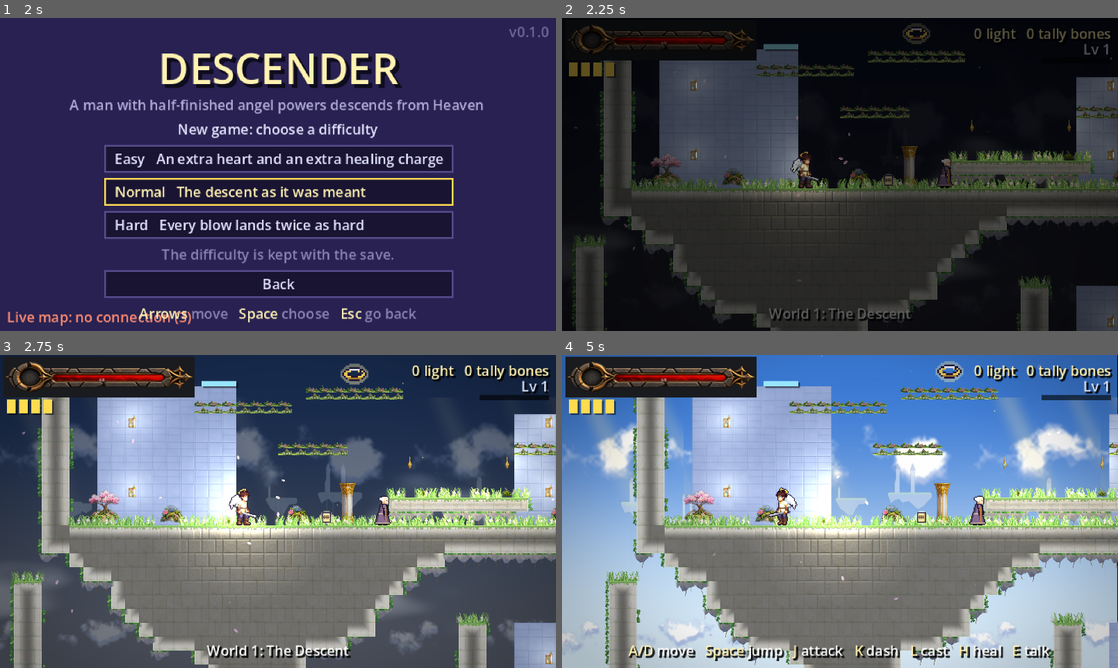
Above: before the commit, frames 1-4 (two rows, left to right).
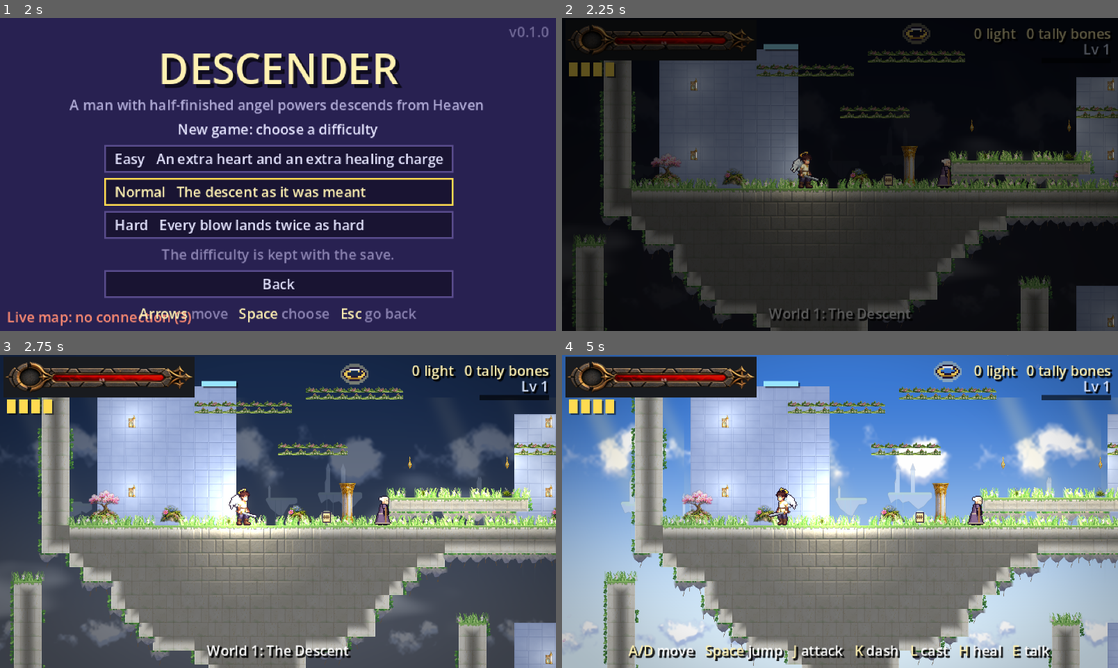
Above: after the commit, the same moments.

Repository: IhorBalan/descender-game
Game: Godot game, scene res://scenes/title.tscn
Two runs of this game, one before a commit and one after it. Both use one fixed random seed, a clock stepped at 60 frames per second and the inputs below.
Inputs (mouse positions are in pixels of both pictures, inside the frame that each line leads up to):
- Up to frame 1 (2 s): click "New Game" at 0.5 s; click "1 Empty" at 1.25 s
- Up to frame 2 (2.25 s): click "Easy An extra heart and an ex…" at 2 s
- Up to frame 3 (2.75 s): no input
- Up to frame 4 (5 s): tap Enter (ui_accept) at 2.75 s; drag from (840, 646) to (834, 505) at 2.77 s; drag from (728, 527) to (834, 505) at 3.52 s; move the mouse to (895, 442) at 4.27 s; hold A (move_left) from 4.28 s (still down); tap L (cast) at 4.35 s; tap H (heal) at 4.55 s

Frame 1 is identical in both runs. In frame 2, less than 0.1% of the frame differs, in the area x 2-100%, y 12-85%; in frame 3, less than 0.1%; in frame 4, 9.0%, in the area x 0-100%, y 0-100%.

Commit message:
Parallax sprites and smooth camera motion
- Sprites the editor marks for parallax (`parallax`: scroll, repeat_x, repeat_y) become
  ParallaxSprite nodes (Parallax2D): placed where the editor shows them when the camera is
  centred on them, behind the level below speed 1 and over the hero above it, seamlessly
  repeated on request, never colliding.
- Physics interpolation is on, so the hero, enemies and camera move smoothly on 120/144 Hz
  screens; teleports reset it, bobbing pickups opt out, and backdrops and parallax sprites
  follow the drawn view instead of the tick-rate camera position.
- The camera no longer rounds to whole level pixels, and parallax sprites are fed the exact
  view position (Parallax2D floors it when pixel snapping is on), removing uneven steps.

Co-Authored-By: Claude Opus 5.5 <noreply@anthropic.com>

Diff:
--- a/project.godot
+++ b/project.godot
@@ -144,6 +144,10 @@
 2d_physics/layer_4="light_barrier"
 2d_physics/layer_5="ledge"
 
+[physics]
+
+common/physics_interpolation=true
+
 [rendering]
 
 textures/canvas_textures/default_texture_filter=0
--- a/scripts/ability_pickup.gd
+++ b/scripts/ability_pickup.gd
@@ -21,6 +21,8 @@
 
 func _ready() -> void:
 	_sprite_rest_y = sprite.position.y
+	# It bobs every frame in _process, so physics interpolation stays off for it.
+	sprite.physics_interpolation_mode = Node.PHYSICS_INTERPOLATION_MODE_OFF
 	body_entered.connect(_on_body_entered)
 
 
--- a/scripts/backdrop.gd
+++ b/scripts/backdrop.gd
@@ -153,6 +153,8 @@
 			else CanvasItem.TEXTURE_FILTER_NEAREST
 		)
 		z_index = 4 if front else -10
+		# After the camera, which moves the drawn view each frame (see _process).
+		process_priority = 1
 		light_mask = 1 if lit else 0
 		var additive := blend == "add" or blend == "screen"
 		if additive or not lit:
@@ -176,11 +178,14 @@
 
 	func _process(delta: float) -> void:
 		_time += delta
-		var camera := get_viewport().get_camera_2d()
-		if camera == null:
-			return
-		var at := camera.get_screen_center_position()
-		_view = get_viewport_rect().size / camera.zoom
+		if get_viewport().get_camera_2d() == null:
+			return
+		# Where the view is drawn this frame: with physics interpolation the
+		# camera's own position only changes on physics ticks.
+		var to_world := get_viewport().get_canvas_transform().affine_inverse()
+		var size := get_viewport_rect().size
+		var at := to_world * (size / 2.0)
+		_view = to_world.basis_xform(size)
 		if at != _camera_at or animated():
 			_camera_at = at
 			queue_redraw()
--- a/scripts/game_camera.gd
+++ b/scripts/game_camera.gd
@@ -15,7 +15,9 @@
 ## - Peek: standing still on the ground and holding down pans the view
 ##   PEEK_DISTANCE below after a short delay, so a drop can be looked at
 ##   before it is taken; letting go brings the view back.
-## - The final position is rounded to whole pixels so tiles don't shimmer.
+## - The position is not rounded to level pixels: with physics
+##   interpolation the view moves smoothly between ticks, and the project's
+##   2D pixel snapping lines everything up on screen pixels.
 ## - Shake: hits add trauma, which decays; the view is offset by a random
 ##   amount that grows with trauma squared, so small hits barely register and
 ##   big ones kick. The offset never moves the follow position itself.
@@ -58,7 +60,7 @@
 var trauma := 0.0
 
 var _level_size := Vector2.ZERO
-## Unrounded camera position; global_position is this rounded.
+## The followed camera position (global_position, kept apart from it).
 var _smoothed := Vector2.ZERO
 ## Horizontal centre of the deadzone window.
 var _window_x := 0.0
@@ -93,7 +95,7 @@
 	var smooth_y := SMOOTH_Y_FALLING if _fall_offset > 0.0 else SMOOTH_Y
 	_smoothed.x = lerpf(_smoothed.x, goal.x, 1.0 - exp(-SMOOTH_X * delta))
 	_smoothed.y = lerpf(_smoothed.y, goal.y, 1.0 - exp(-smooth_y * delta))
-	global_position = _smoothed.round()
+	global_position = _smoothed
 
 
 func set_limits(level_size: Vector2) -> void:
@@ -118,8 +120,9 @@
 	_peek_timer = 0.0
 	_peek_offset = 0.0
 	_smoothed = _clamp_to_level(Vector2(_window_x + _look_offset, _ground_y))
-	global_position = _smoothed.round()
+	global_position = _smoothed
 	reset_smoothing()
+	reset_physics_interpolation()
 
 
 ## Adds shake; amounts add up and are capped at 1.
--- a/scripts/heal_mote.gd
+++ b/scripts/heal_mote.gd
@@ -23,6 +23,8 @@
 func _ready() -> void:
 	add_to_group("heal_mote")
 	_rest_y = position.y
+	# It bobs every frame in _process, so physics interpolation stays off for it.
+	physics_interpolation_mode = Node.PHYSICS_INTERPOLATION_MODE_OFF
 	body_entered.connect(_on_body_entered)
 	var shape := CollisionShape2D.new()
 	var circle := CircleShape2D.new()
--- a/scripts/level_builder.gd
+++ b/scripts/level_builder.gd
@@ -167,6 +167,10 @@
 ## The sidecar's "objects" list.
 var _objects_spec: Array = []
 var _tiles: Node2D
+## Parallax sprites (see ParallaxSprite): those that lag behind the camera
+## under the tile layers, those that run ahead in front of the hero.
+var _parallax_back: Node2D
+var _parallax_front: Node2D
 ## The pieces along the terrain's exposed edges (see EdgeDecor).
 var _edges: EdgeDecor
 var _solids: StaticBody2D
@@ -213,9 +217,16 @@
 	for child in get_children():
 		remove_child(child)
 		child.queue_free()
+	_parallax_back = Node2D.new()
+	_parallax_back.name = "ParallaxBack"
+	add_child(_parallax_back)
 	_tiles = Node2D.new()
 	_tiles.name = "Tiles"
 	add_child(_tiles)
+	_parallax_front = Node2D.new()
+	_parallax_front.name = "ParallaxFront"
+	_parallax_front.z_index = 4
+	add_child(_parallax_front)
 	_edges = EdgeDecor.new()
 	_edges.name = "Edges"
 	add_child(_edges)
@@ -339,7 +350,8 @@
 ## The export's free-placed decorations: each is a small TileMapLayer at a
 ## pixel position, drawn over the tile layers (a lit one also gets a glow
 ## layer) at its `scale` from its top-left corner, and a solid one collides
-## at that scale too.
+## at that scale too. A sprite with `parallax` goes under a ParallaxSprite
+## instead, behind the level or in front of it, and does not collide.
 func _build_sprites(map: WorldMap, tile_set: TileSet) -> void:
 	for spec in map.sprites:
 		var columns := int(spec.get("columns", 1))
@@ -356,6 +368,17 @@
 		var at := Vector2(float(spec.get("x", 0)), float(spec.get("y", 0)))
 		var flip: bool = spec.get("flip", false)
 		var copy_scale := float(spec.get("scale", 1.0))
+		# A parallax sprite's layers sit at the origin of its ParallaxSprite,
+		# which places them; it never collides.
+		var parent: Node2D = _tiles
+		var parallax: Variant = spec.get("parallax")
+		if parallax is Dictionary:
+			var art_size := Vector2(columns, rows) * TILE * copy_scale
+			var holder := ParallaxSprite.from_spec(parallax, at, art_size)
+			holder.name = "Sprite%dParallax" % int(spec.get("id", 0))
+			(_parallax_front if holder.in_front() else _parallax_back).add_child(holder)
+			parent = holder
+			at = Vector2.ZERO
 		var sources: Array[int] = [0]
 		if spec.get("glow", false):
 			sources.append(1)
@@ -381,8 +404,8 @@
 					cx = columns - 1 - cx
 				var alternative := TileSetAtlasSource.TRANSFORM_FLIP_H if flip else 0
 				layer.set_cell(Vector2i(cx, i / columns), source, map.atlas_coords(id), alternative)
-			_tiles.add_child(layer)
-		if spec.get("solid", false):
+			parent.add_child(layer)
+		if spec.get("solid", false) and parent == _tiles:
 			_add_sprite_collision(spec, at, columns, rows, flip, tiles, map, tile_set, copy_scale)
 	_sheet_image = null
 
--- a/scripts/lore_item.gd
+++ b/scripts/lore_item.gd
@@ -26,6 +26,8 @@
 	_sprite = Sprite2D.new()
 	_sprite.texture = TEXTURE
 	_sprite.position = Vector2(0, -8)
+	# It bobs every frame in _process, so physics interpolation stays off for it.
+	_sprite.physics_interpolation_mode = Node.PHYSICS_INTERPOLATION_MODE_OFF
 	add_child(_sprite)
 	move_child(_sprite, 0)
 
--- a/scripts/main.gd
+++ b/scripts/main.gd
@@ -379,6 +379,7 @@
 	var checkpoint := level.checkpoints[index]
 	checkpoint.set_active(true)
 	player.global_position = checkpoint.global_position
+	player.reset_physics_interpolation()
 	player.rest_at(checkpoint.global_position)
 
 
@@ -791,6 +792,7 @@
 	_clear_motes()
 	_active_checkpoint = -1
 	player.global_position = level.player_start
+	player.reset_physics_interpolation()
 	player.velocity = Vector2.ZERO
 	player.rest_at(level.player_start)
 	player.frozen = false
--- /dev/null
+++ b/scripts/parallax_sprite.gd
@@ -0,0 +1,80 @@
+class_name ParallaxSprite
+extends Parallax2D
+
+## A free-placed sprite the editor marked for parallax scrolling (the
+## export's sprite `parallax`): Godot's Parallax2D with the sprite's layers as
+## children at its origin.
+##
+## Parallax2D puts itself at scroll_offset + (the camera's centre - half the
+## viewport in pixels, camera zoom left out) x (1 - scroll_scale). This
+## keeps scroll_offset so that the sprite sits at its placed position `at`
+## when the camera is centred on the sprite, as the editor shows it,
+## whatever the window size; away from there it lags behind (scroll below 1)
+## or runs ahead (above 1). Repeating axes tile it across the view with
+## enough copies to cover it.
+##
+## The camera position comes from the drawn view each frame rather than
+## from Parallax2D's own camera tracking, which floors it to whole level
+## pixels when 2D pixel snapping is on, so slow layers would step unevenly
+## against the world.
+
+## The smallest camera zoom the copies of a repeating sprite are counted for.
+const MIN_ZOOM := GameCamera.VIEW_ZOOM
+
+## The placed top-left corner and size of the sprite, in level pixels.
+var at := Vector2.ZERO
+var size := Vector2.ONE
+var repeat_x := false
+var repeat_y := false
+
+var _viewport := Vector2.ZERO
+
+
+static func from_spec(parallax: Dictionary, placed: Vector2, art_size: Vector2) -> ParallaxSprite:
+	var node := ParallaxSprite.new()
+	node.ignore_camera_scroll = true
+	# After the camera, which moves the drawn view each frame.
+	node.process_priority = 1
+	var scroll: Array = parallax.get("scroll", [1.0, 1.0])
+	node.scroll_scale = Vector2(float(scroll[0]), float(scroll[1]))
+	node.at = placed
+	node.size = art_size
+	node.repeat_x = bool(parallax.get("repeat_x", false))
+	node.repeat_y = bool(parallax.get("repeat_y", false))
+	node.fit(
+		Vector2(
+			ProjectSettings.get_setting("display/window/size/viewport_width"),
+			ProjectSettings.get_setting("display/window/size/viewport_height")
+		)
+	)
+	return node
+
+
+## Whether it is drawn in front of the level (it runs ahead of the camera).
+func in_front() -> bool:
+	return scroll_scale.x > 1.0 or scroll_scale.y > 1.0
+
+
+## Lines the sprite up for a viewport of `viewport` pixels; the copies of a
+## repeating sprite cover it at any zoom down to the game camera's.
+func fit(viewport: Vector2) -> void:
+	_viewport = viewport
+	scroll_offset = at + (viewport / 2.0 - at - size / 2.0) * (Vector2.ONE - scroll_scale)
+	var view := viewport / MIN_ZOOM
+	repeat_size = Vector2(size.x if repeat_x else 0.0, size.y if repeat_y else 0.0)
+	var copies := 1.0
+	if repeat_x:
+		copies = maxf(copies, ceilf(view.x / size.x) + 1.0)
+	if repeat_y:
+		copies = maxf(copies, ceilf(view.y / size.y) + 1.0)
+	repeat_times = int(copies)
+
+
+func _process(_delta: float) -> void:
+	var viewport := get_viewport_rect().size
+	if viewport != _viewport:
+		fit(viewport)
+	# Parallax2D's screen offset: the view's centre less half the viewport
+	# in pixels (camera zoom left out, as Parallax2D does).
+	var centre := get_viewport().get_canvas_transform().affine_inverse() * (viewport / 2.0)
+	screen_offset = centre - viewport / 2.0
--- a/scripts/player.gd
+++ b/scripts/player.gd
@@ -1099,6 +1099,7 @@
 	# The Halo spares the heart, but the hero still has to leave the spikes.
 	if _spend_halo():
 		global_position = last_safe_position
+		reset_physics_interpolation()
 		velocity = Vector2.ZERO
 		return
 	if not _lose_health(guarded_damage(amount)):
@@ -1106,6 +1107,7 @@
 	_hurt_feedback()
 	_set_state(State.HURT, HURT_TIME)
 	global_position = last_safe_position
+	reset_physics_interpolation()
 	velocity = Vector2.ZERO
 	_invulnerable_timer = INVULNERABLE_TIME
 
@@ -1162,6 +1164,7 @@
 ## The angels' system resurrects the hero at the last checkpoint.
 func respawn() -> void:
 	global_position = respawn_position
+	reset_physics_interpolation()
 	last_safe_position = respawn_position
 	velocity = Vector2.ZERO
 	# Nothing pressed before the death carries over.
--- a/scripts/power_up.gd
+++ b/scripts/power_up.gd
@@ -48,6 +48,8 @@
 	_sprite.texture = TEXTURES[power]
 	_sprite.scale = Vector2(2, 2)
 	_sprite.position = Vector2(0, -16)
+	# It bobs every frame in _process, so physics interpolation stays off for it.
+	_sprite.physics_interpolation_mode = Node.PHYSICS_INTERPOLATION_MODE_OFF
 	add_child(_sprite)
 	body_entered.connect(_on_body_entered)
 
--- a/scripts/upgrade.gd
+++ b/scripts/upgrade.gd
@@ -124,6 +124,8 @@
 	_sprite.texture = TEXTURES[kind]
 	_sprite.scale = Vector2(2, 2)
 	_sprite.position = Vector2(0, -16)
+	# It bobs every frame in _process, so physics interpolation stays off for it.
+	_sprite.physics_interpolation_mode = Node.PHYSICS_INTERPOLATION_MODE_OFF
 	add_child(_sprite)
 	body_entered.connect(_on_body_entered)
 
--- a/tests/map_pipeline_test.gd
+++ b/tests/map_pipeline_test.gd
@@ -17,7 +17,7 @@
 const FirestoreRest := preload("res://scripts/firestore_rest.gd")
 const RegionLook := preload("res://scripts/region_look.gd")
 ## Every check the script makes; fewer at the end means something broke early.
-const EXPECTED_CHECKS := 158
+const EXPECTED_CHECKS := 169
 const DIR := "user://map_pipeline_test"
 
 var _checks := 0
@@ -347,6 +347,88 @@
 	builder.queue_free()
 
 
+func test_parallax_sprites() -> void:
+	var builder := LevelBuilder.new()
+	add_child(builder)
+	builder._make_containers()
+	var map := WorldMap.new()
+	map.width = 8
+	map.height = 4
+	var shape := [[[0, 0], [32, 0], [32, 16], [0, 16]]]
+	map.sprites = [
+		{
+			"id": 1,
+			"x": 400,
+			"y": 64,
+			"columns": 2,
+			"rows": 1,
+			"solid": true,
+			"shape": shape,
+			"tiles": [-1, -1],
+			"parallax": {"scroll": [0.2, 1.0], "repeat_x": true},
+		},
+		{
+			"id": 2,
+			"x": 0,
+			"y": 0,
+			"columns": 2,
+			"rows": 1,
+			"scale": 2.0,
+			"tiles": [-1, -1],
+			"parallax": {"scroll": [1.2, 1.0]},
+		},
+		{
+			"id": 3,
+			"x": 8,
+			"y": 8,
+			"columns": 2,
+			"rows": 1,
+			"solid": true,
+			"shape": shape,
+			"tiles": [-1, -1]
+		},
+	]
+	builder._build_sprites(map, TileSet.new())
+	var back := builder.get_node("ParallaxBack/Sprite1Parallax") as ParallaxSprite
+	var front := builder.get_node_or_null("ParallaxFront/Sprite2Parallax") as ParallaxSprite
+	_check(
+		back != null and back.scroll_scale == Vector2(0.2, 1.0),
+		"a parallax sprite lagging the camera goes behind the level"
+	)
+	_check(front != null, "one running ahead goes in front")
+	_check(builder.get_node("ParallaxFront").z_index > 0, "drawn over the hero")
+	_check(
+		builder.has_node("Tiles/Sprite3") and not builder.has_node("Tiles/Sprite1"),
+		"plain sprites stay with the tiles"
+	)
+	if back:
+		_check(
+			back.get_node("Sprite1").position == Vector2.ZERO,
+			"its layer sits at the ParallaxSprite's origin"
+		)
+		_check(
+			back.at == Vector2(400, 64) and back.size == Vector2(32, 16),
+			"which knows where it was placed"
+		)
+		_check(back.repeat_size == Vector2(32, 0), "repeat_x tiles it sideways only")
+		_check(back.repeat_times >= 2, "with copies enough to cover the view")
+		# Centred on the sprite, Parallax2D's offset puts it where it was placed.
+		var viewport := Vector2(320, 180)
+		back.fit(viewport)
+		var centre := back.at + back.size / 2.0
+		var placed := (
+			back.scroll_offset + (centre - viewport / 2.0) * (Vector2.ONE - back.scroll_scale)
+		)
+		_check(placed.is_equal_approx(back.at), "centred on it, it sits where the editor shows it")
+	if front:
+		_check(
+			front.size == Vector2(64, 32) and front.repeat_size == Vector2.ZERO,
+			"scaled, without repeats"
+		)
+	_check(builder._solids.get_child_count() == 1, "only the plain solid sprite collides")
+	builder.queue_free()
+
+
 func test_smooth_outline() -> void:
 	# A ledge whose top is a staircase of half-pixel steps, as the tracing
 	# makes of a painted top that is nearly flat.
Not shown, added: scripts/parallax_sprite.gd.uid
